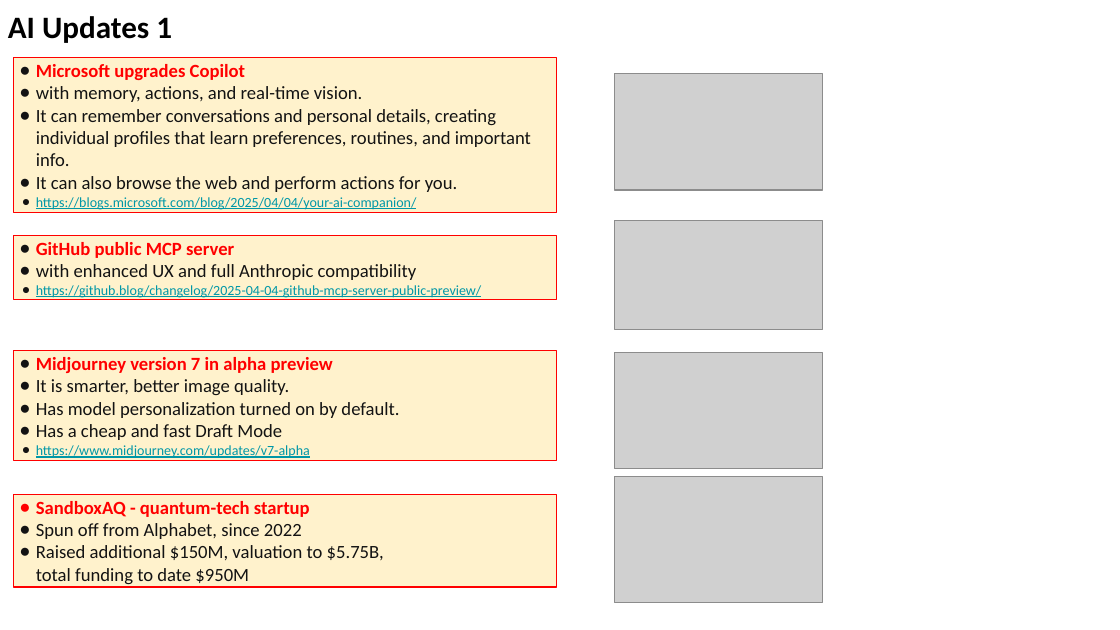
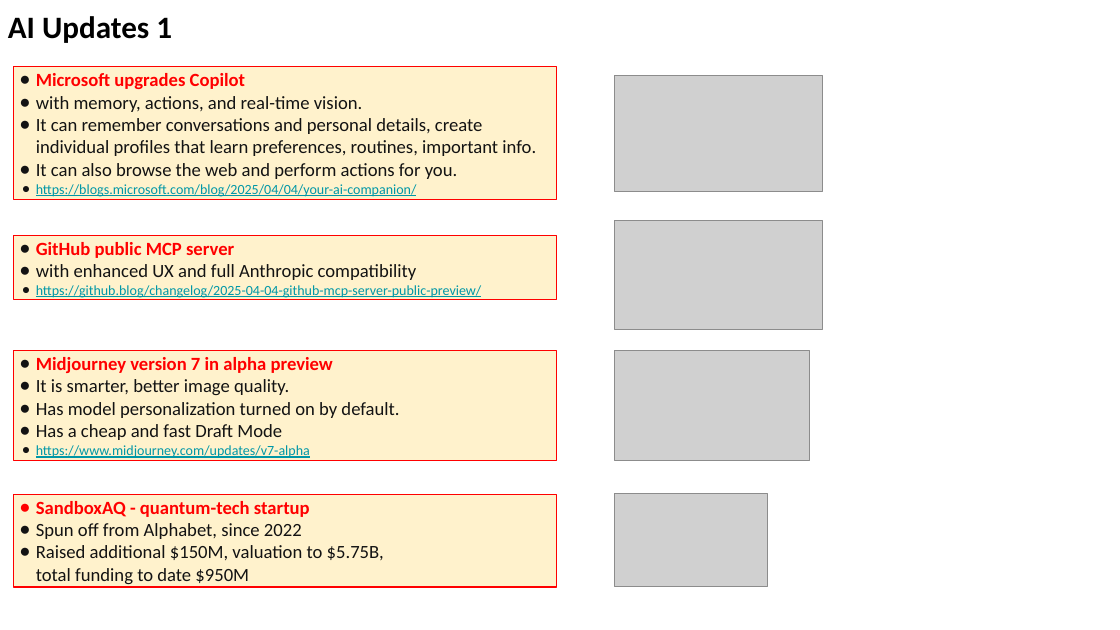
Before and after one commit to lselector/seminar, a slide deck: slide 8 of 2025/2025-04-11-AI-Updates.pptx. Drawn at 1120x630 pixels with LibreOffice and Linux fonts; fonts in the diff are those of the drawing; grey boxes stand for pictures. Boxes give left, top, right and bottom in pixels: in the first picture for what was removed or moved away, otherwise in the second. Text is boxed around its words. In the diff, an @@ line names an element or a change of style, - is before the commit and + after.

```diff
--- a/2025/2025-04-11-AI-Updates.pptx
+++ b/2025/2025-04-11-AI-Updates.pptx
@@ rectangle "Microsoft upgrades Copilot": place and size @@
-rectangle "Microsoft upgrades Copilot" at box(13, 57, 557, 212)
+rectangle "Microsoft upgrades Copilot" at box(13, 67, 557, 199)
@@ text in rectangle at box(36, 118, 536, 156): text changed @@
-● It can remember conversations and personal details, creating individual profiles that learn preferences, routines, and important info.
+● It can remember conversations and personal details, create individual profiles that learn preferences, routines, important info.
@@ picture: place and size @@
-picture at box(615, 352, 822, 468)
+picture at box(615, 351, 810, 460)
@@ picture: place and size @@
-picture at box(615, 477, 822, 604)
+picture at box(615, 494, 767, 587)
```
Also in this commit, not shown: 3 other slides changed, 1 slide removed.
